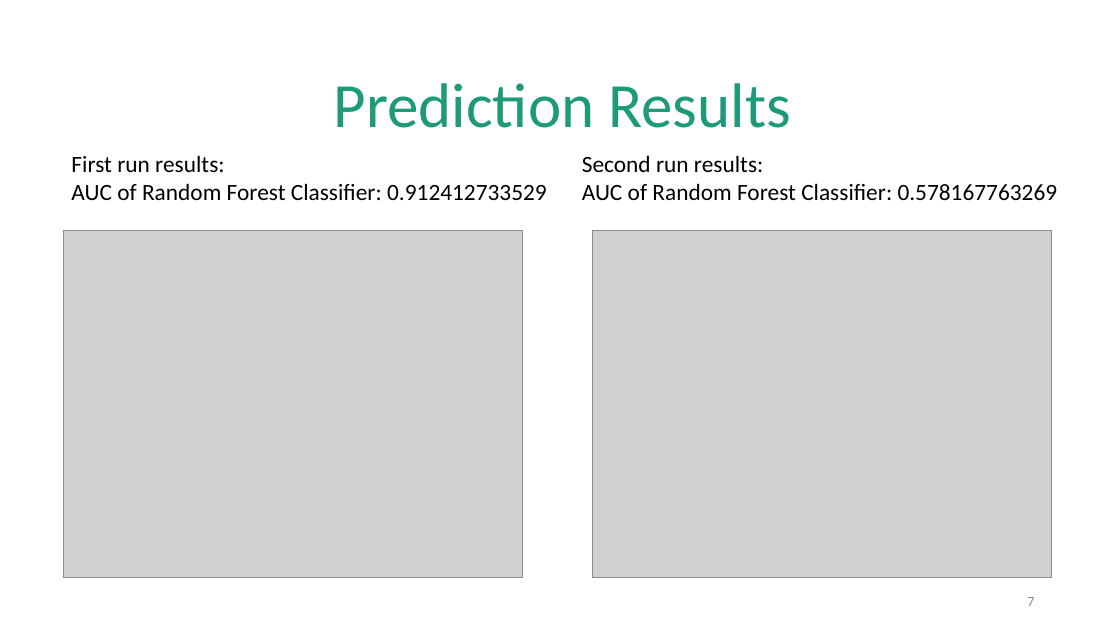
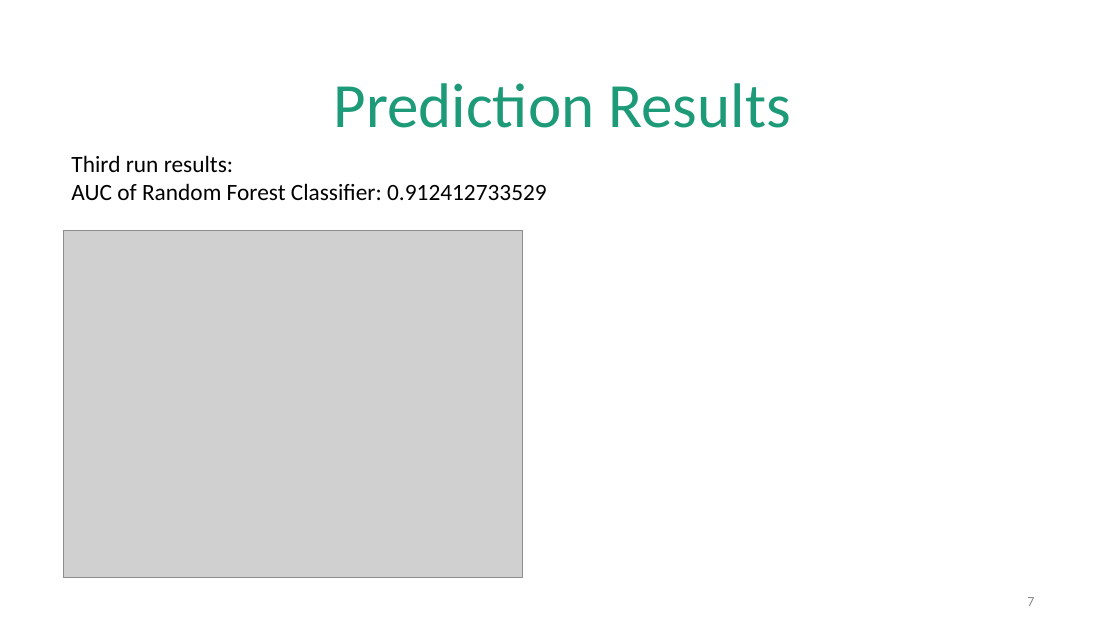
Before and after one commit to bmk1239/predict_telomere_length, a slide deck: slide 7 of presentation.pptx. Drawn at 1120x630 pixels with LibreOffice and Linux fonts; fonts in the diff are those of the drawing; grey boxes stand for pictures. Boxes give left, top, right and bottom in pixels: in the first picture for what was removed or moved away, otherwise in the second. Text is boxed around its words. In the diff, an @@ line names an element or a change of style, - is before the commit and + after.

```diff
--- a/presentation.pptx
+++ b/presentation.pptx
@@ text at [71, 155, 547, 200]: text changed @@
-First run results:
-AUC of Random Forest Classifier: 0.912412733529
+Third run results:
+AUC of Random Forest Classifier: 0.912412733529
@@ text removed at [582, 155, 1058, 200] @@
-Second run results:
-AUC of Random Forest Classifier: 0.578167763269
@@ picture removed at [592, 230, 1052, 577] @@
```
Also in this commit, not shown: 3 other slides changed, 2 slides added.
